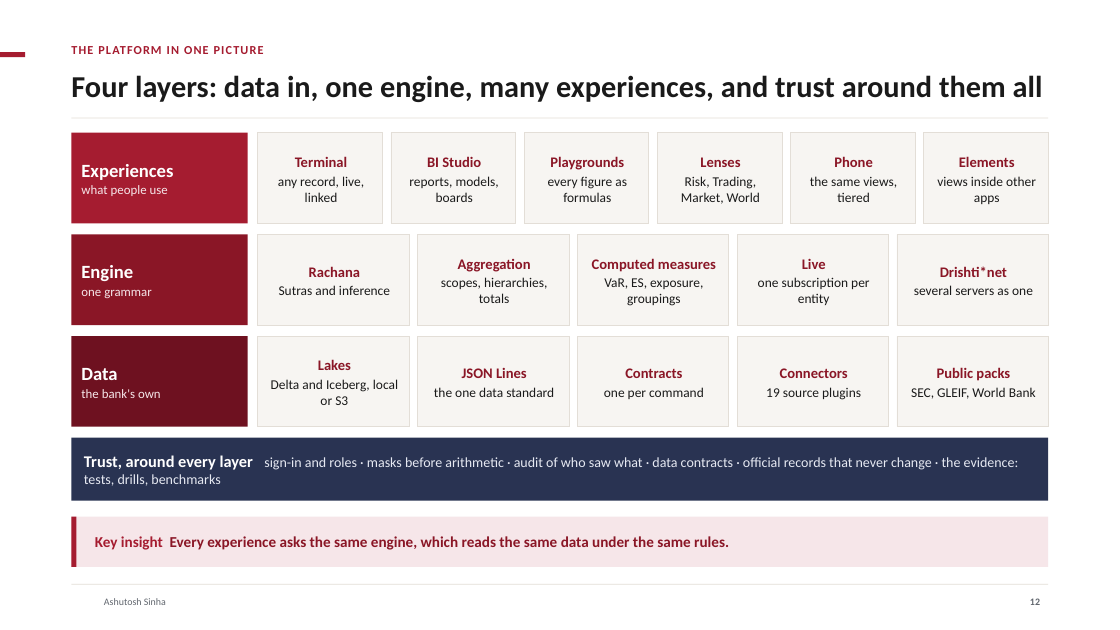
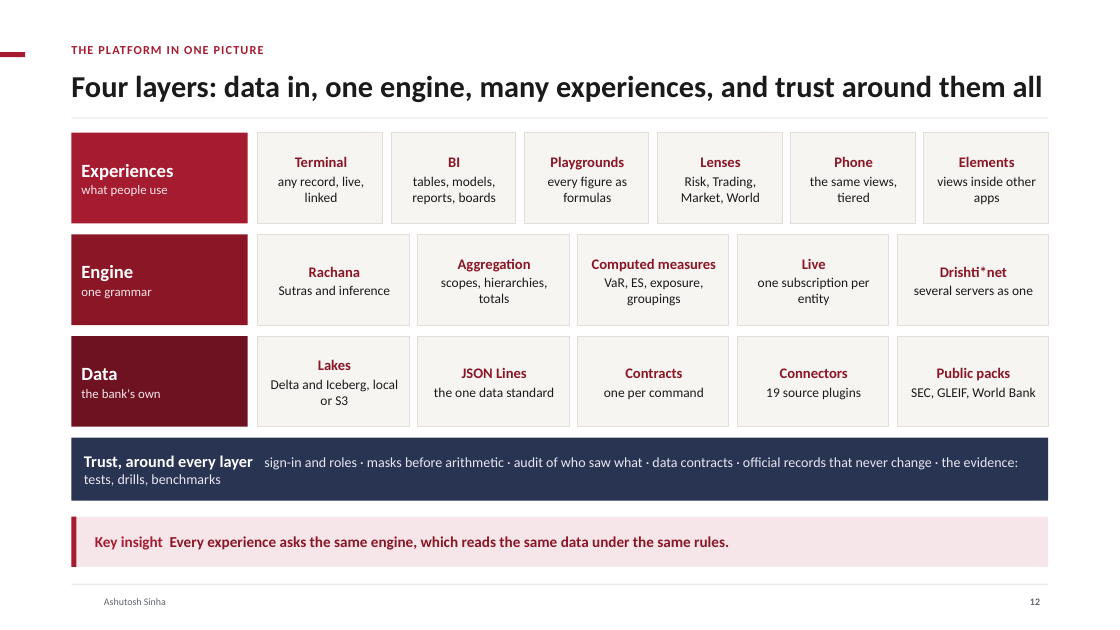
Before and after one commit to ajsinha/drishti, a slide deck: slide 12 of docs/publications/Drishti-Design-and-Evidence.pptx. Drawn at 1120x630 pixels with LibreOffice and Linux fonts; fonts in the diff are those of the drawing; background and template pictures are left out. Boxes give left, top, right and bottom in pixels: in the first picture for what was removed or moved away, otherwise in the second. Text is boxed around its words. In the diff, an @@ line names an element or a change of style, - is before the commit and + after.

```diff
--- a/docs/publications/Drishti-Design-and-Evidence.pptx
+++ b/docs/publications/Drishti-Design-and-Evidence.pptx
@@ text at (412,157,496,204): text changed @@
-BI Studio
-reports, models, boards
+BI
+tables, models, reports, boards
```
Also in this commit, not shown: 12 other slides changed, 2 slides added, 3 other files.
